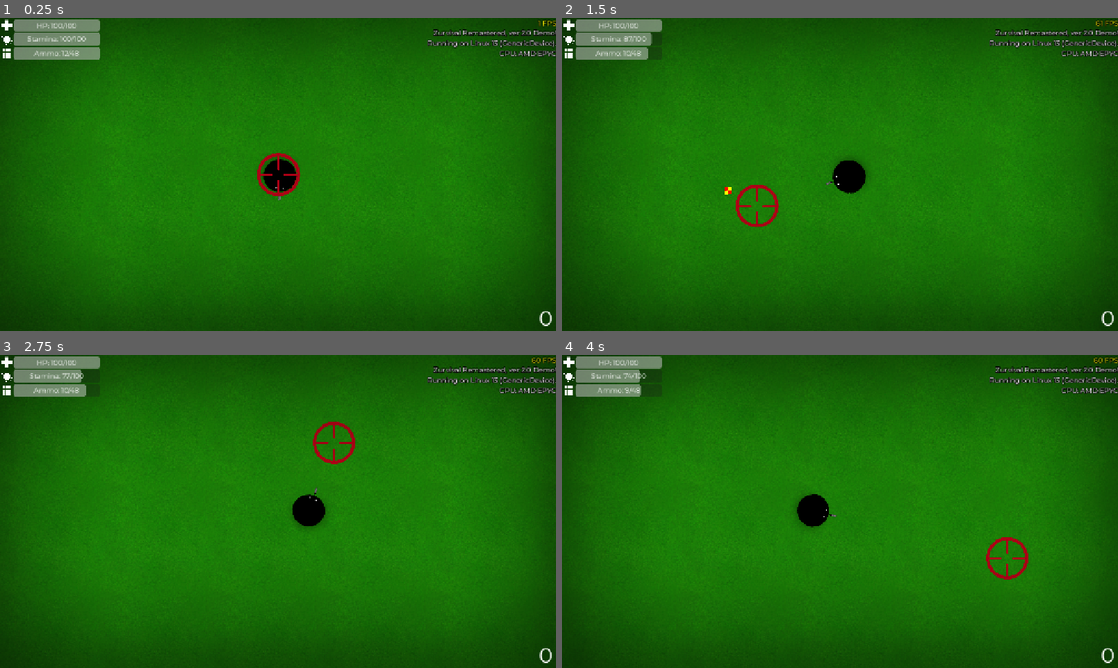
Above: before the commit, frames 1-4 (two rows, left to right).
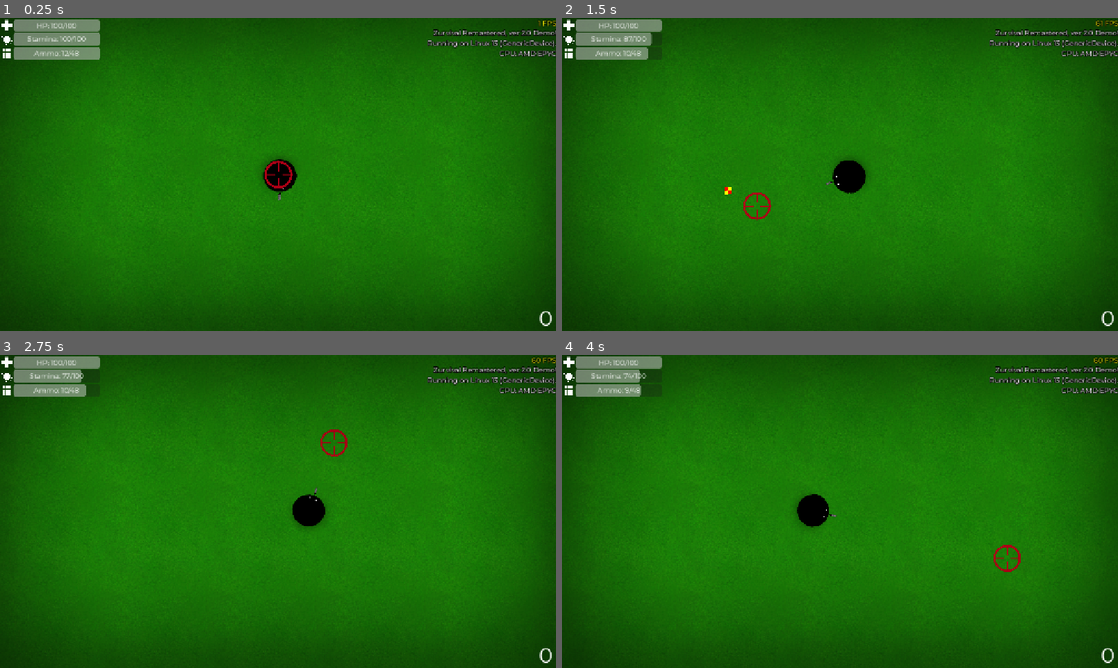
Above: after the commit, the same moments.

Repository: klodskateam/zurvival-remastered
Game: Godot game, scene res://game.tscn
Two runs of this game, one before a commit and one after it. Both use one fixed random seed, a clock stepped at 60 frames per second and the inputs below. This scene is started directly instead of the project's main scene.
Inputs (mouse positions are in pixels of both pictures, inside the frame that each line leads up to):
- Up to frame 1 (0.25 s): no input
- Up to frame 2 (1.5 s): move the mouse to (962, 158) at 0.52 s; hold D (right) 0.53-1.25 s; hold Shift (run) 0.53-1.25 s; click (962, 158) at 0.67 s; drag from (728, 190) to (812, 237) at 1.27 s
- Up to frame 3 (2.75 s): move the mouse to (333, 442) at 2.02 s; hold D (right) from 2.03 s (still down); hold Shift (run) from 2.03 s (still down)
- Up to frame 4 (4 s): release D (right) at 2.75 s; release Shift (run) at 2.75 s; drag from (812, 574) to (673, 464) at 2.77 s; move the mouse to (1006, 558) at 3.52 s; hold A (left) from 3.53 s (still down); hold Shift (run) from 3.53 s (still down)

The runs differ from the first frame. In frame 1, 0.4% of the frame differs, in the area x 46-54%, y 43-57%; in frame 2, 0.4%; in frame 3, 0.4%; in frame 4, 0.4%.
Error in both runs: Invalid type in function 'set_locale' in base 'TranslationServer'. Cannot convert argument 1 from Nil to String. (res://global.gd:40)

Commit message:
прицел бальшрй!!

Diff:
--- a/game.tscn
+++ b/game.tscn
@@ -59,7 +59,7 @@
 [node name="Aim" type="Sprite2D" parent="."]
 z_index = 10
 position = Vector2(338, 331)
-scale = Vector2(0.4, 0.4)
+scale = Vector2(0.257215, 0.255968)
 texture = ExtResource("9_vef74")
 script = ExtResource("10_hve3p")
 
Not shown: 1 places in game.tscn that only renumber resources
